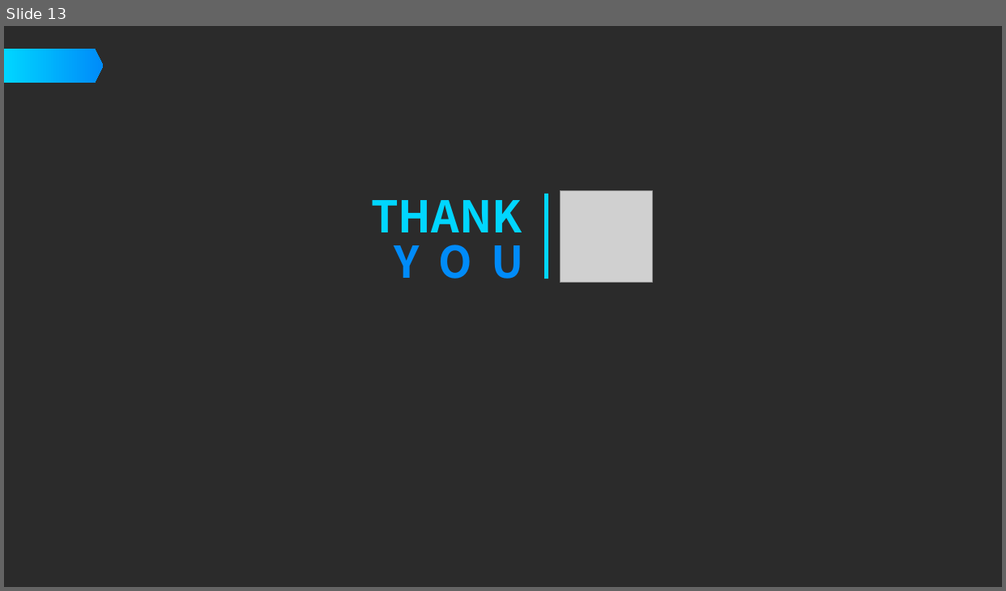
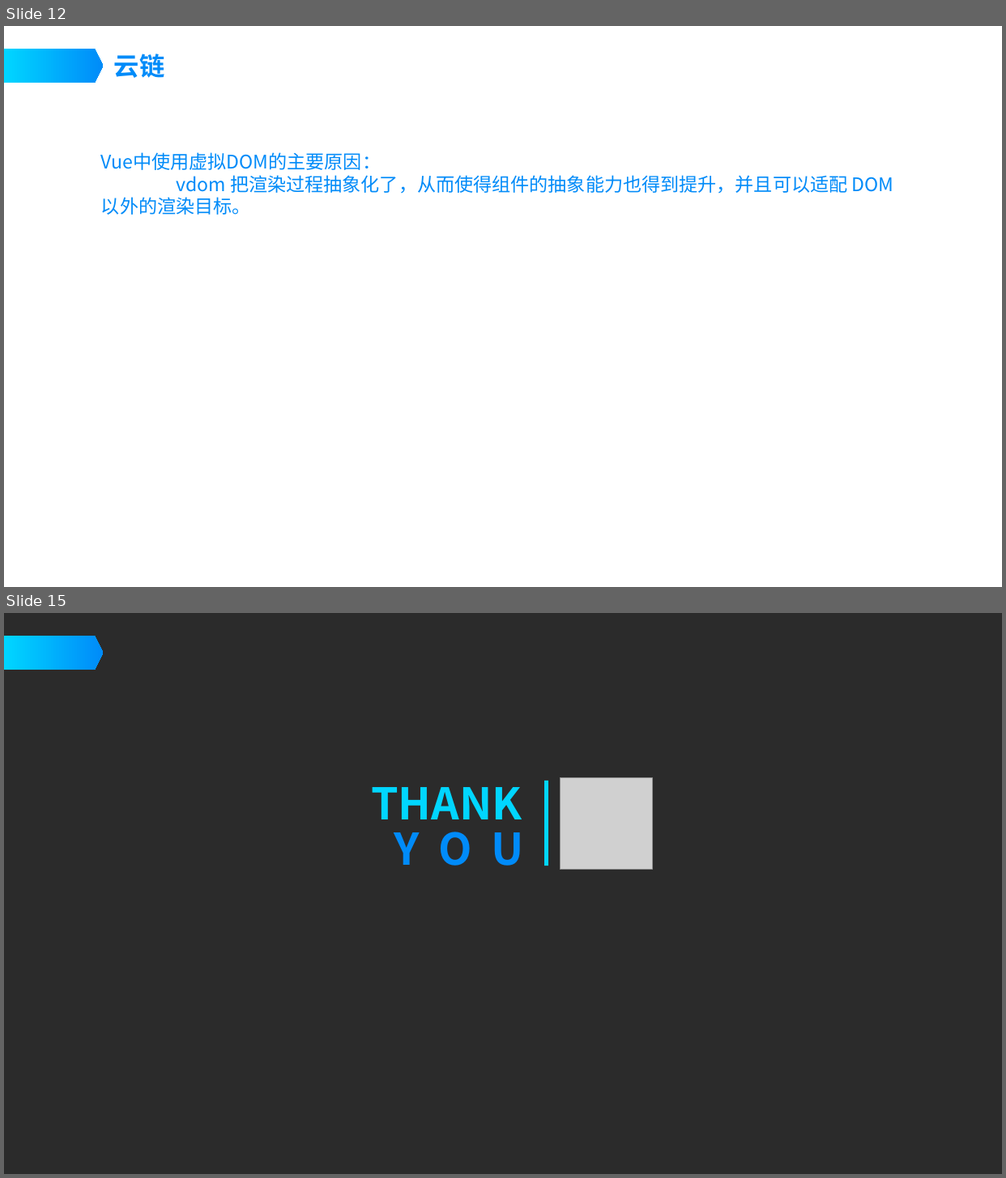
Before and after one commit to liubei90/vdom-ppt, a slide deck: vdom.pptx. Shown one above the other, each under a label of ours: slide 13 before the commit, slides 12 and 15 after it; the slides between them are not shown. The pictures are 1006x591 and 1006x1178 pixels, drawn with LibreOffice and Linux fonts; fonts in the diff are those of the drawing; grey boxes stand for pictures; background and template pictures are left out; a plain dark background stands for a picture behind light text. Boxes give left, top, right and bottom in pixels: in the first picture for what was removed or moved away, otherwise in the second. Text is boxed around its words. In the diff, an @@ line names an element or a change of style, - is before the commit and + after.

```diff
--- a/vdom.pptx
+++ b/vdom.pptx
@@ slide 12 added at <box>4,26,1002,587</box>, background #FFFFFF; not listed: 1 template element that a slide beside it also shows @@
@@ text added at <box>114,54,165,78</box>, 24.4 pt, text #008BF9, bold @@
+云链
@@ text added at <box>101,152,894,215</box>, 18 pt, text #008BF9 @@
+Vue中使用虚拟DOM的主要原因：
+vdom 把渲染过程抽象化了，从而使得组件的抽象能力也得到提升，并且可以适配 DOM 以外的渲染目标。
@@ what was slide 13 is now slide 15 @@
```
Also in this commit, not shown: 1 slide changed, 1 other slide added.
